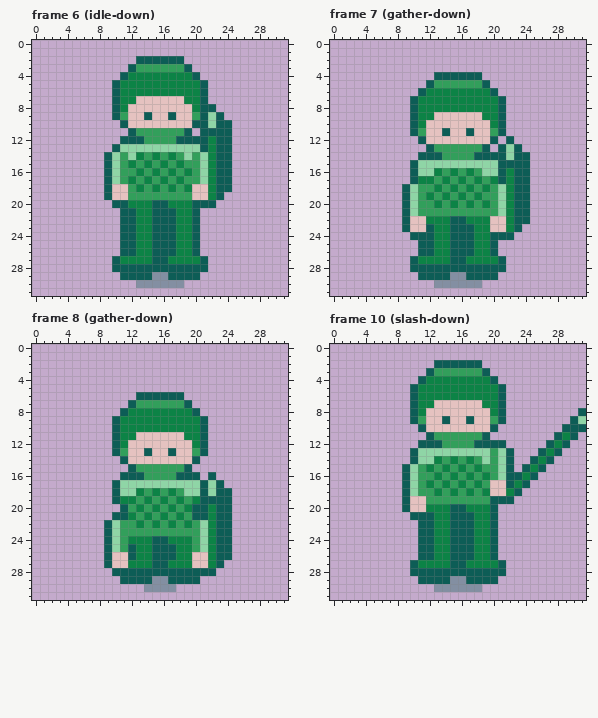
Pixel-art file, stored at assets/aseprite/actor_hero_spear_mail.aseprite. Above: the version before the commit.
32x32 pixels, 52 frames. Shown: frame 6 (idle-down), frame 7 (gather-down), frame 8 (gather-down), frame 10 (slash-down). The commit also changed other frames, which this record leaves out.
After:
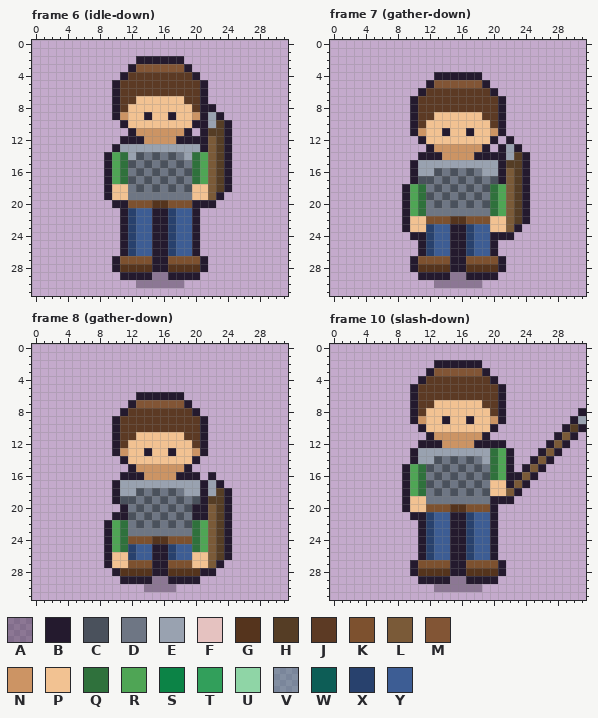
Palette (. is transparent): A #241a2e5a  B #241a2e  C #4a515c  D #6e7684  E #99a2b0  F #e5c2c0  G #55341d  H #553d25  J #5c3a24  K #7d512f  L #7a5a38  M #825535  N #cc9464  P #f2c292  Q #2f713c  R #4fa555  S #0c8346  T #329f5b  U #8fd5a6  V #0d5d565a  W #0d5d56  X #28416d  Y #3d5d94
Diff:
Changed rows in their new state; - is an unchanged pixel.
Frame 6 (idle-down), layers "actor", "shadow":
first column x 9:
 2 ----BBBBBB------
 3 ---BMMMMMMB-----
 4 --BJJJJJJJJB----
 5 -BJJJJJJJJJJB---
 6 -BJJJJJJJJJJB---
 7 -BJJPPPPPPJJB---
 8 -BJPPPPPPPPJBB--
 9 -BNPPBPPBPPNBEB-
10 --BPPPPPPPPBBEHB
11 ---BNNNNNNB-BHHB
12 --BBBNNNNBBBBLHB
13 -BEEEEEEEEEEBLHB
14 BRQECDCDCDEQRLHB
15 BRQCDCDCDCDQRLHB
16 BRQDCDCDCDCQRLHB
17 BRQCDCDCDCDQRLHB
18 BPPDCDCDCDCPPLHB
19 BPPDDDDDDDDPPLB-
20 -BBKKKGGKKKBBB--
21 --BXYYBBXYYB----
22 --BXYYBBXYYB----
23 --BXYYBBXYYB----
24 --BXYYBBXYYB----
25 --BXYYBBXYYB----
26 --BXYYBBXYYB----
27 -BKKKKBBKKKKB---
28 -BGGGGBBGGGGB---
29 --BBBBAABBBB----
30 ----AAAAAA------
Frame 7 (gather-down), layers "actor", "shadow":
first column x 9:
 4 ----BBBBBB------
 5 ---BMMMMMMB-----
 6 --BJJJJJJJJB----
 7 -BJJJJJJJJJJB---
 8 -BJJJJJJJJJJB---
 9 -BJJPPPPPPJJB---
10 -BJPPPPPPPPJB---
11 -BNPPBPPBPPNB---
12 --BPPPPPPPPB-B--
13 ---BNNNNNNB-BEB-
14 --BBBNNNNBBBBEHB
15 -BEEEEEEEEEEBHHB
16 -BEECDCDCDEEBLHB
17 -BCCDCDCDCDCBLHB
18 BRQDCDCDCDCQRLHB
19 BRQCDCDCDCDQRLHB
20 BRQDCDCDCDCQRLHB
21 BRQDDDDDDDDQRLHB
22 BPPKKKGGKKKPPLHB
23 BPPXYYBBXYYPPLB-
24 -BBXYYBBXYYBBB--
25 --BXYYBBXYYB----
26 --BXYYBBXYYB----
27 -BKKKKBBKKKKB---
28 -BGGGGBBGGGGB---
29 --BBBBAABBBB----
30 ----AAAAAA------
Frame 8 (gather-down), layers "actor", "shadow":
first column x 9:
 6 ----BBBBBB------
 7 ---BMMMMMMB-----
 8 --BJJJJJJJJB----
 9 -BJJJJJJJJJJB---
10 -BJJJJJJJJJJB---
11 -BJJPPPPPPJJB---
12 -BJPPPPPPPPJB---
13 -BNPPBPPBPPNB---
14 --BPPPPPPPPB----
15 ---BNNNNNNB-----
16 --BBBNNNNBBB-B--
17 -BEEEEEEEEEEBEB-
18 -BEECDCDCDEEBEHB
19 -BCCDCDCDCDCBHHB
20 --BDCDCDCDCBBLHB
21 -BBCDCDCDCDBBLHB
22 BRQDCDCDCDCQRLHB
23 BRQDDDDDDDDQRLHB
24 BRQKKKGGKKKQRLHB
25 BRQXYYBBXYYQRLHB
26 BPPXYYBBXYYPPLHB
27 BPPKKKBBKKKPPLB-
28 -BGGGGBBGGGGBB--
29 --BBBBAABBBB----
30 -----AAAA-------
Frame 10 (slash-down), layers "actor", "shadow":
first column x 9:
 2 ----BBBBBB-------------
 3 ---BMMMMMMB------------
 4 --BJJJJJJJJB-----------
 5 -BJJJJJJJJJJB----------
 6 -BJJJJJJJJJJB----------
 7 -BJJPPPPPPJJB----------
 8 -BJPPPPPPPPJB---------B
 9 -BNPPBPPBPPNB--------BE
10 --BPPPPPPPPB--------BHB
11 ---BNNNNNNB--------BLB-
12 --BBBNNNNBBBB-----BLB--
13 -BEEEEEEEEEQRB---BLB---
14 -BEECDCDCDEQRB--BLB----
15 BRQCDCDCDCDQRB-BLB-----
16 BRQDCDCDCDCQRBBLB------
17 BRQCDCDCDCDPPBLB-------
18 BRQDCDCDCDCPPLB--------
19 BPPDDDDDDDDBBB---------
20 BPPKKKGGKKKB-----------
21 -BBXYYBBXYYB-----------
22 --BXYYBBXYYB-----------
23 --BXYYBBXYYB-----------
24 --BXYYBBXYYB-----------
25 --BXYYBBXYYB-----------
26 --BXYYBBXYYB-----------
27 -BKKKKBBKKKKB----------
28 -BGGGGBBGGGGB----------
29 --BBBBAABBBB-----------
30 ----AAAAAA-------------
Boxes around the changes in both pictures, in picture pixels (x1, y1, x2, y2):
changed: (104, 56, 232, 288)
changed: (402, 72, 530, 288)
changed: (104, 392, 232, 592)
changed: (402, 360, 586, 592)
